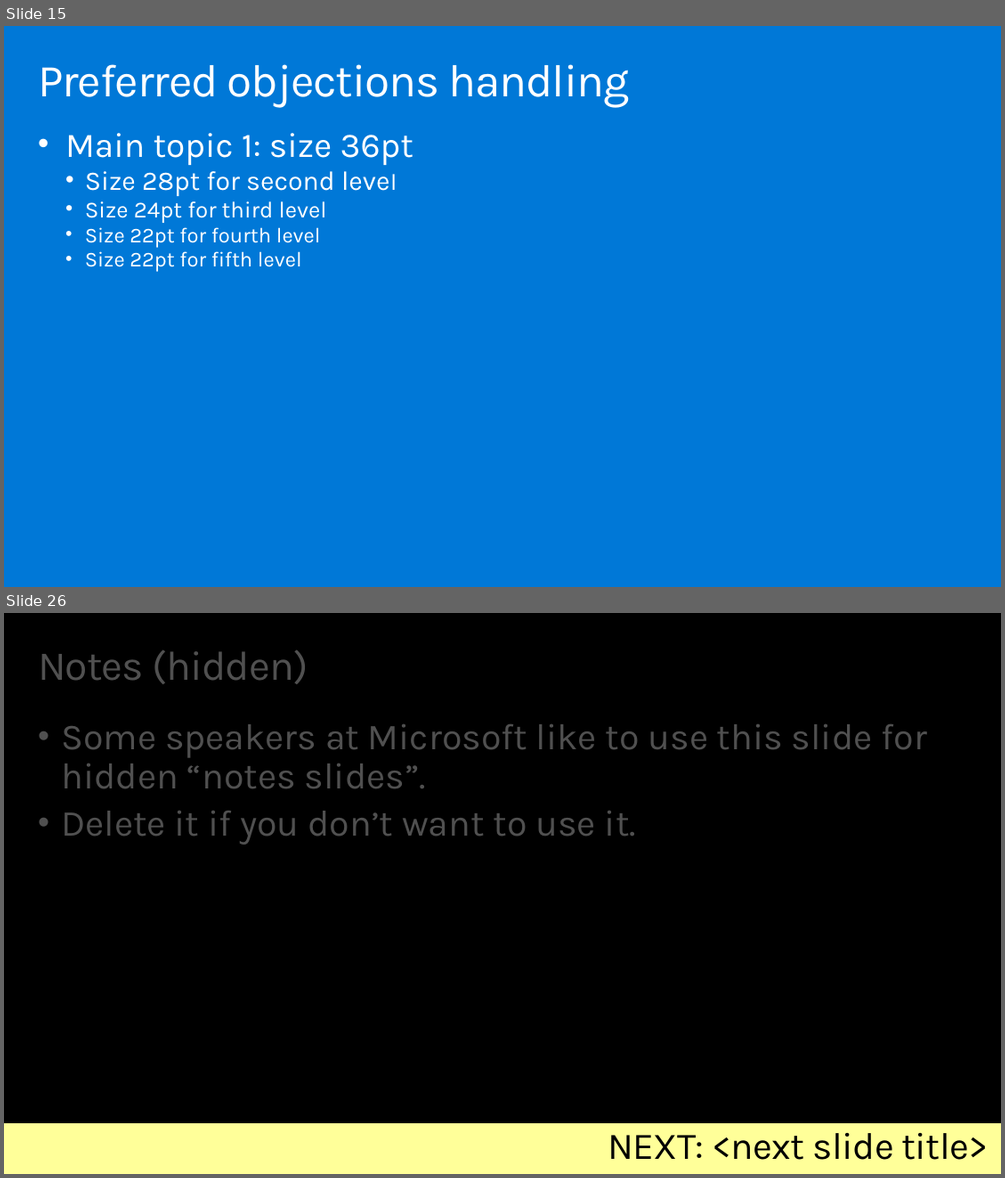
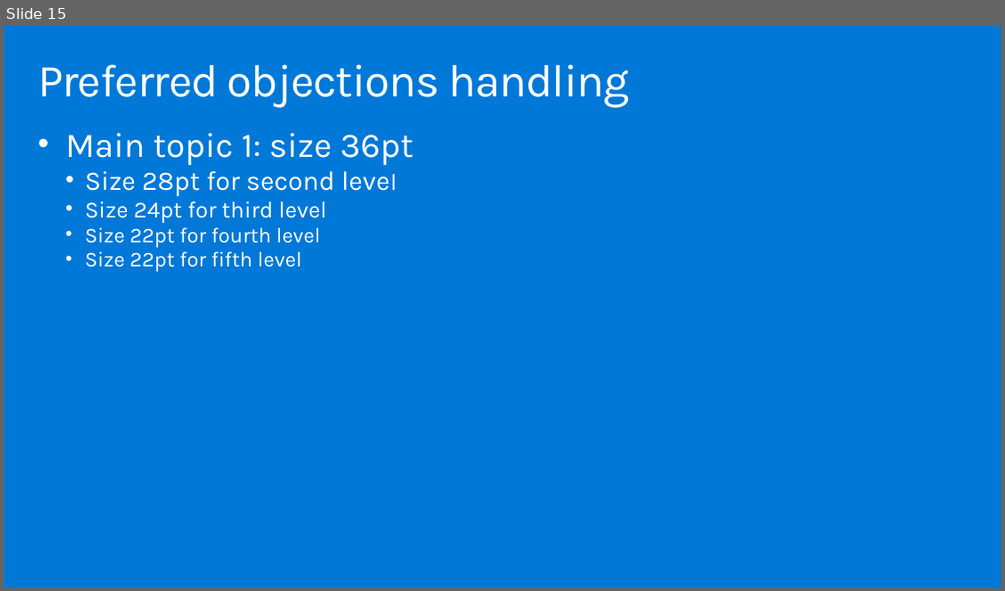
Before and after one commit to solliancenet/MCW-Securing-the-IoT-end-to-end, a slide deck: Whiteboard design session/WDS trainer presentation - Securing the IoT end to end.pptx. Shown one above the other, each under a label of ours: slides 15 and 26 before the commit, slide 15 after it; the slides between them are not shown. The pictures are 1005x1178 and 1005x591 pixels, drawn with LibreOffice and Linux fonts; fonts in the diff are those of the drawing. Boxes give left, top, right and bottom in pixels: in the first picture for what was removed or moved away, otherwise in the second. Text is boxed around its words. In the diff, an @@ line names an element or a change of style, - is before the commit and + after.

```diff
--- a/Whiteboard design session/WDS trainer presentation - Securing the IoT end to end.pptx
+++ b/Whiteboard design session/WDS trainer presentation - Securing the IoT end to end.pptx
@@ slide 26 removed at bbox=[4, 613, 1001, 1174], background #000000 @@
@@ title removed at bbox=[38, 650, 308, 684] @@
-Notes (hidden)
@@ text removed at bbox=[61, 724, 926, 844] @@
-• Some speakers at Microsoft like to use this slide for hidden “notes slides”.
-• Delete it if you don’t want to use it.
@@ text removed at bbox=[4, 1123, 1001, 1174] @@
-NEXT: <next slide title>
```
Also in this commit, not shown: 3 slides added, 11 other slides removed, 1 other file.
